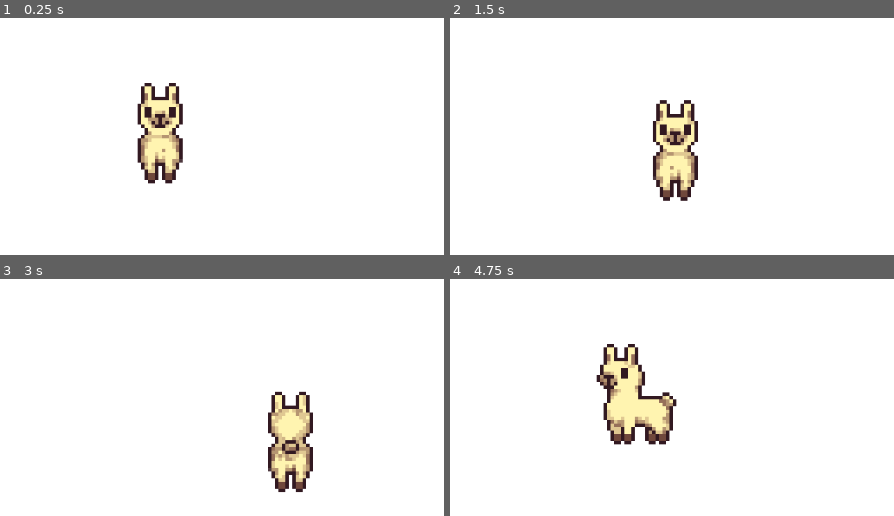
Above: before the commit, frames 1-4 (two rows, left to right).
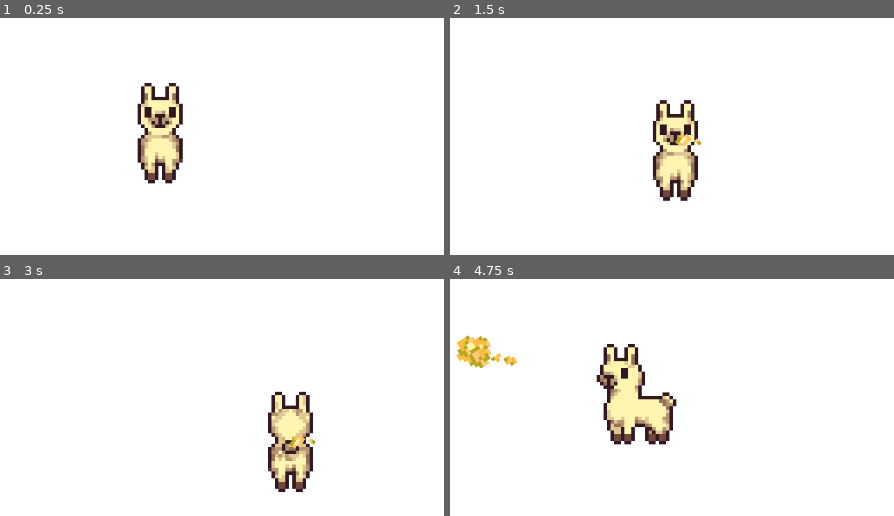
Above: after the commit, the same moments.

Repository: k4444th/Shear-Madness
Game: Godot game, scene res://scenes/main.tscn
The game is run twice, just before and just after one commit, with the same random seed, the same clock (stepped at 60 frames per second) and the same inputs.
Inputs (mouse positions are in pixels of both pictures, inside the frame that each line leads up to):
- Up to frame 1 (0.25 s): no input
- Up to frame 2 (1.5 s): tap Enter at 0.5 s; move the mouse to (787, 110) at 0.52 s; hold D (Right) 0.53-1.28 s; click (787, 110) at 0.67 s; move the mouse to (450, 155) at 1.27 s; hold S (Down) from 1.28 s (still down); click (450, 155) at 1.42 s
- Up to frame 3 (3 s): move the mouse to (239, 295) at 2.02 s; release S (Down) at 2.03 s; hold D (Right) 2.03-2.78 s; click (239, 295) at 2.17 s; move the mouse to (119, 485) at 2.77 s; hold W (Up) from 2.78 s (still down); click (119, 485) at 2.92 s
- Up to frame 4 (4.75 s): move the mouse to (849, 461) at 3.52 s; release W (Up) at 3.53 s; hold A (Left) from 3.53 s (still down); click (849, 461) at 3.67 s; move the mouse to (outside the picture) at 4.27 s; click (outside the picture) at 4.42 s

The runs differ from the first frame. In frame 1, less than 0.1% of the frame differs, in the area x 36-38%, y 55-57%; in frame 2, 0.2%; in frame 3, 0.1%; in frame 4, 1.0%, in the area x 1-16%, y 23-38%.

Commit message:
Basic spit action

Diff:
--- a/scenes/main.tscn
+++ b/scenes/main.tscn
@@ -1,8 +1,10 @@
-[gd_scene load_steps=2 format=3 uid="uid://hit7gtc8l11g"]
+[gd_scene load_steps=3 format=3 uid="uid://hit7gtc8l11g"]
 
 [ext_resource type="PackedScene" uid="uid://ueb0hs24bv4r" path="res://scenes/lama.tscn" id="1_o5qli"]
+[ext_resource type="Script" uid="uid://0sna1rwqv4xo" path="res://scripts/main.gd" id="1_sugp2"]
 
 [node name="Main" type="Node"]
+script = ExtResource("1_sugp2")
 
 [node name="CanvasLayer" type="CanvasLayer" parent="."]
 layer = -1
@@ -14,7 +16,7 @@
 grow_horizontal = 2
 grow_vertical = 2
 
-[node name="Lama" parent="." instance=ExtResource("1_o5qli")]
-
 [node name="Camera2D" type="Camera2D" parent="."]
 zoom = Vector2(5, 5)
+
+[node name="Lama" parent="." instance=ExtResource("1_o5qli")]
--- /dev/null
+++ b/scenes/spit.tscn
@@ -0,0 +1,53 @@
+[gd_scene load_steps=12 format=3 uid="uid://c62dq603ctixk"]
+
+[ext_resource type="Script" uid="uid://cw5paurk6bihx" path="res://scripts/spit.gd" id="1_3yca0"]
+[ext_resource type="Texture2D" uid="uid://hd4u4hfih6hh" path="res://assets/images/spit/spit1.png" id="2_ntusn"]
+[ext_resource type="Texture2D" uid="uid://di00moi58wgk0" path="res://assets/images/spit/spit2.png" id="3_l6ki1"]
+[ext_resource type="Texture2D" uid="uid://cqoowo1y8hhpk" path="res://assets/images/spit/spit3.png" id="4_vs1ra"]
+[ext_resource type="Texture2D" uid="uid://d3rk51c5ktu7j" path="res://assets/images/spit/spit.png" id="5_cbrpu"]
+[ext_resource type="Texture2D" uid="uid://7r3oqbps2ucw" path="res://assets/images/spit/spit4.png" id="5_sbw86"]
+[ext_resource type="Texture2D" uid="uid://bugwfxxpqjf5b" path="res://assets/images/spit/spit5.png" id="6_cbmou"]
+[ext_resource type="Texture2D" uid="uid://c25iu6pfx76so" path="res://assets/images/spit/spit6.png" id="7_fdse5"]
+[ext_resource type="Texture2D" uid="uid://cednjp01uk8hr" path="res://assets/images/spit/spit7.png" id="8_44s7f"]
+[ext_resource type="Texture2D" uid="uid://7vqfk5snak73" path="res://assets/images/spit/spit8.png" id="9_7qe7p"]
+
+[sub_resource type="SpriteFrames" id="SpriteFrames_mwt0b"]
+animations = [{
+"frames": [{
+"duration": 1.0,
+"texture": ExtResource("2_ntusn")
+}, {
+"duration": 1.0,
+"texture": ExtResource("3_l6ki1")
+}, {
+"duration": 1.0,
+"texture": ExtResource("4_vs1ra")
+}, {
+"duration": 1.0,
+"texture": ExtResource("5_sbw86")
+}, {
+"duration": 1.0,
+"texture": ExtResource("6_cbmou")
+}, {
+"duration": 1.0,
+"texture": ExtResource("7_fdse5")
+}, {
+"duration": 1.0,
+"texture": ExtResource("8_44s7f")
+}, {
+"duration": 1.0,
+"texture": ExtResource("9_7qe7p")
+}, {
+"duration": 1.0,
+"texture": ExtResource("5_cbrpu")
+}],
+"loop": false,
+"name": &"default",
+"speed": 20.0
+}]
+
+[node name="Spit" type="CharacterBody2D"]
+script = ExtResource("1_3yca0")
+
+[node name="Sprite" type="AnimatedSprite2D" parent="."]
+sprite_frames = SubResource("SpriteFrames_mwt0b")
--- a/scripts/lama.gd
+++ b/scripts/lama.gd
@@ -4,7 +4,7 @@
 
 @export var speed := 25
 
-@onready var sprite = $Sprite
+@onready var sprite := $Sprite
 
 func _process(_delta: float) -> void:
 	getKeyboardInputs()
--- /dev/null
+++ b/scripts/main.gd
@@ -0,0 +1,15 @@
+extends Node
+
+var speed := 10.0
+var targetPos: Vector2
+
+@onready var lama := $Lama
+@onready var spitScene := preload("res://scenes/spit.tscn")
+
+
+func _input(event):
+	if event is InputEventMouseButton and event.pressed == true:
+		var spitInstance = spitScene.instantiate()
+		add_child(spitInstance)
+		spitInstance.global_position = lama.global_position
+		spitInstance.launch(lama.get_global_mouse_position())
--- /dev/null
+++ b/scripts/spit.gd
@@ -0,0 +1,23 @@
+extends CharacterBody2D
+
+var spitTargetPos: Vector2
+var speed = 100
+
+@onready var sprite := $Sprite
+
+func _physics_process(_delta: float) -> void:
+	var direction = spitTargetPos - global_position
+	if direction.length() > 5:
+		move_and_slide()
+		velocity = (spitTargetPos - global_position).normalized() * speed
+		if speed < 500:
+			speed *= 1.05
+	else:
+		queue_free()
+
+func launch(targetPos) -> void:
+	spitTargetPos = targetPos
+	visible = true
+	sprite.play("default")
+	velocity = (targetPos - global_position).normalized() * speed
+	rotation = velocity.angle() + 205
Binary file changed: assets/images/lama/front.png
Binary file added: assets/images/spit/spit.png
Not shown, added: assets/images/spit/spit.png.import
Binary file added: assets/images/spit/spit1.png
Not shown, added: assets/images/spit/spit1.png.import
Binary file added: assets/images/spit/spit2.png
Not shown, added: assets/images/spit/spit2.png.import
Binary file added: assets/images/spit/spit3.png
Not shown, added: assets/images/spit/spit3.png.import
Binary file added: assets/images/spit/spit4.png
Not shown, added: assets/images/spit/spit4.png.import
Binary file added: assets/images/spit/spit5.png
(and 9 more such lines)
